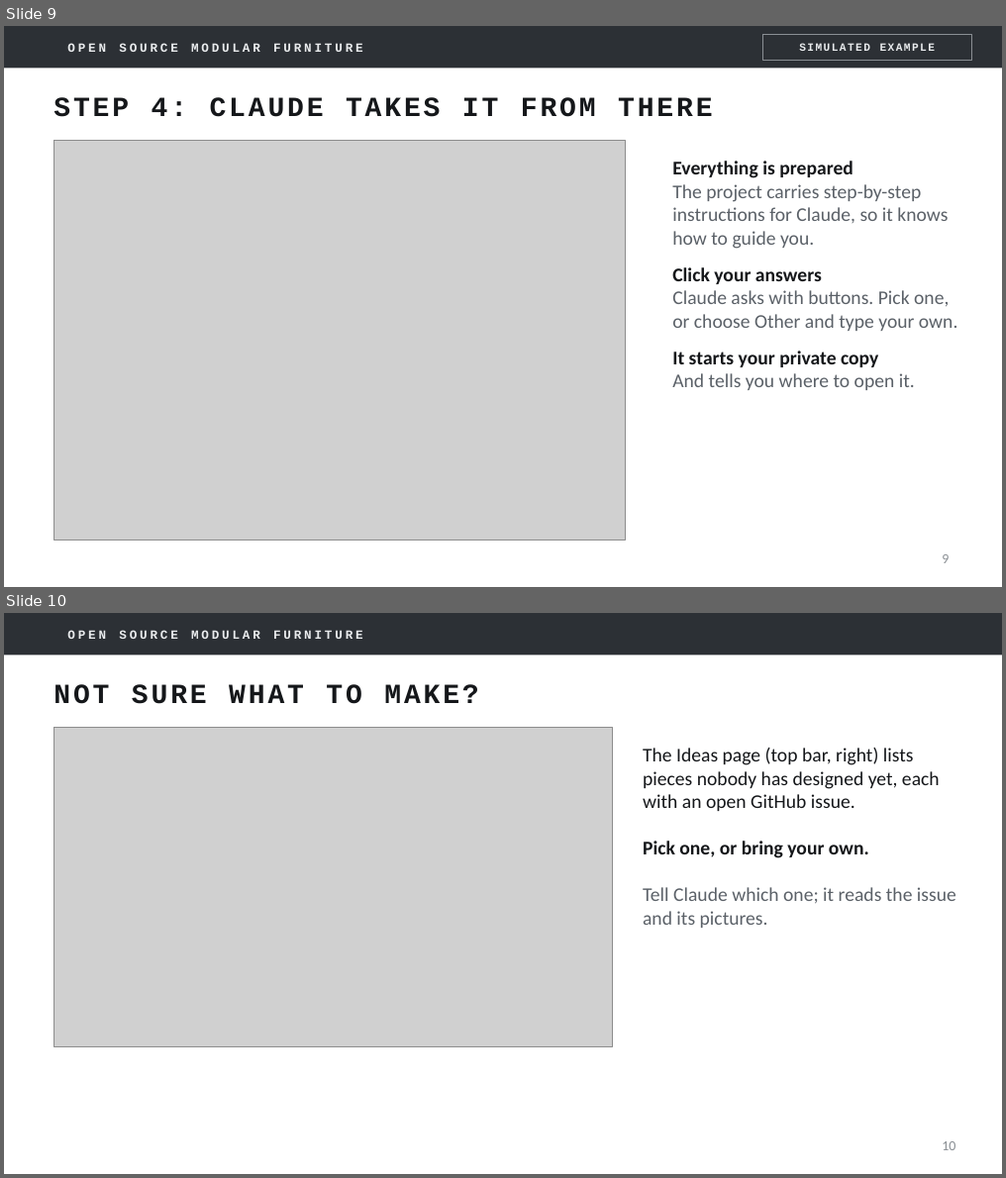
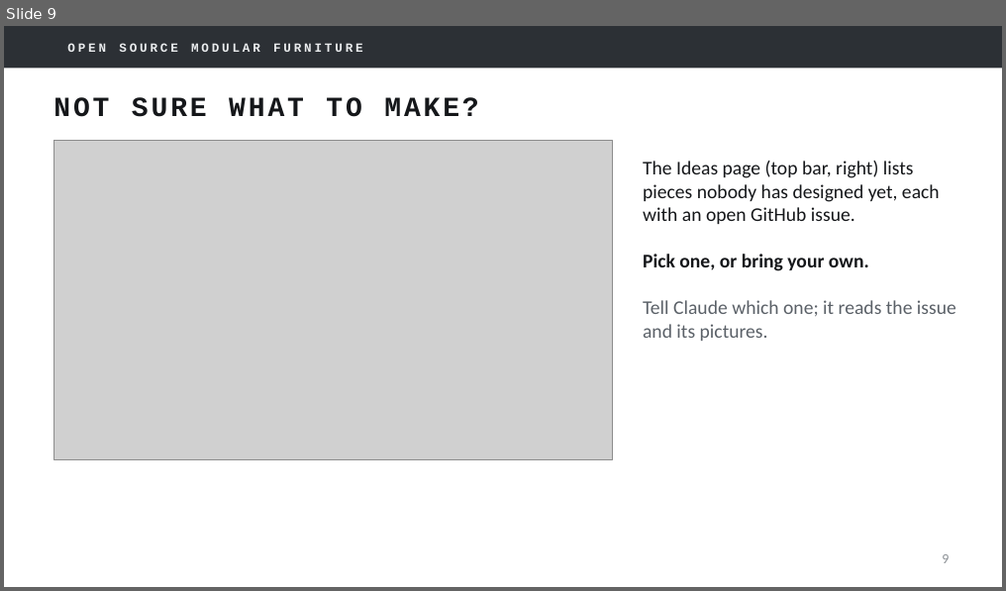
Before and after one commit to mfprado/acrylic-furniture, a slide deck: docs/contributing-guide.pptx. Shown one above the other, each under a label of ours: slides 9 and 10 before the commit, slide 9 after it. The pictures are 1006x1178 and 1006x591 pixels, drawn with LibreOffice and Linux fonts; fonts in the diff are those of the drawing; grey boxes stand for pictures; background and template pictures are left out. Boxes give left, top, right and bottom in pixels: in the first picture for what was removed or moved away, otherwise in the second. Text is boxed around its words. In the diff, an @@ line names an element or a change of style, - is before the commit and + after.

```diff
--- a/docs/contributing-guide.pptx
+++ b/docs/contributing-guide.pptx
@@ slide 9 removed at box(4, 26, 1002, 587), background #FFFFFF; not listed: 2 template elements that a slide beside it also shows @@
@@ rectangle removed at box(762, 34, 972, 60) @@
-SIMULATED EXAMPLE
@@ title removed at box(54, 97, 712, 117) @@
-STEP 4: CLAUDE TAKES IT FROM THERE
@@ picture removed at box(54, 141, 626, 540) @@
@@ text removed at box(672, 161, 958, 390) @@
-Everything is prepared
-The project carries step-by-step instructions for Claude, so it knows how to guide you.
-Click your answers
-Claude asks with buttons. Pick one, or choose Other and type your own.
-It starts your private copy
-And tells you where to open it.
@@ page number removed at box(942, 555, 948, 564) @@
-9
@@ what was slide 10 is now slide 9 @@
@@ page number at box(942, 555, 948, 564): text changed @@
-10
+9
```
Also in this commit, not shown: 5 slides changed.
